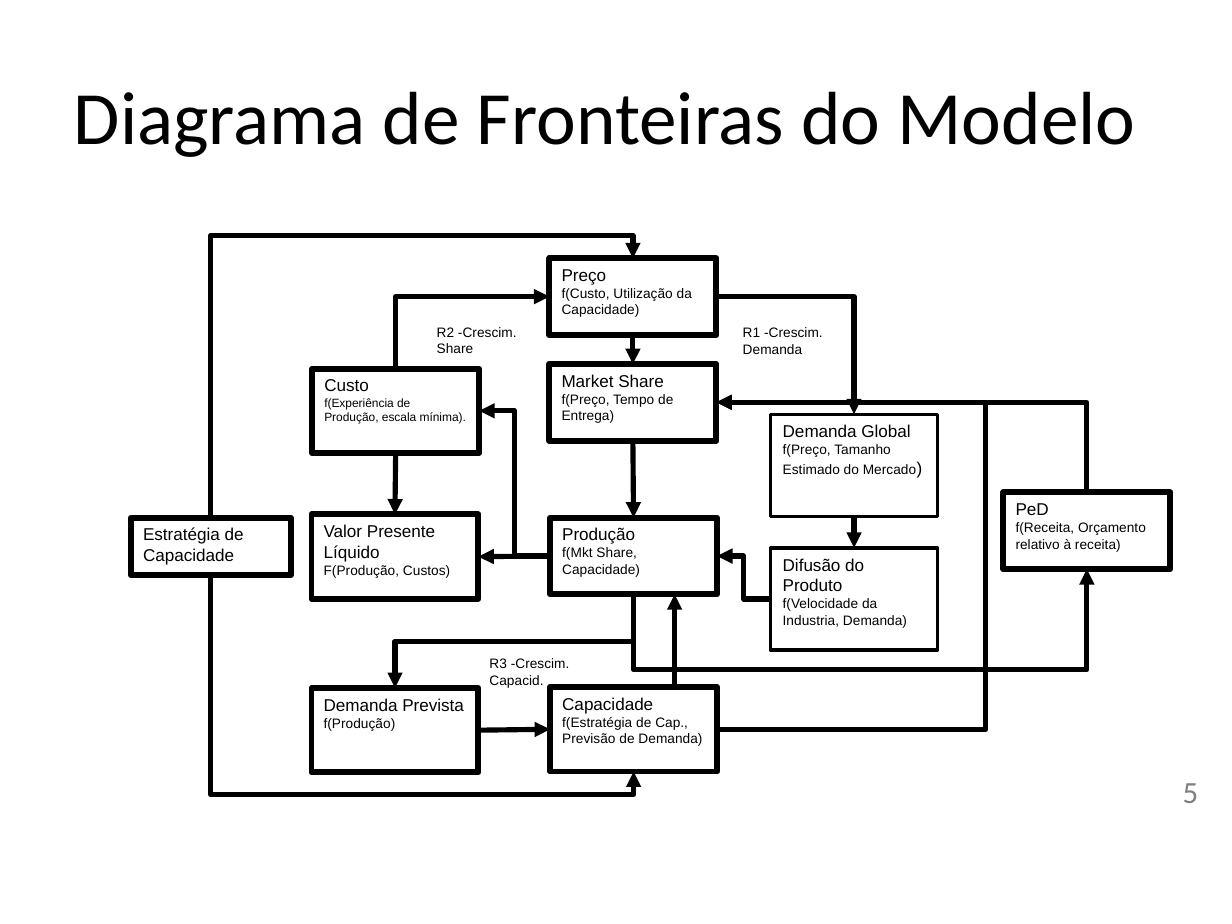
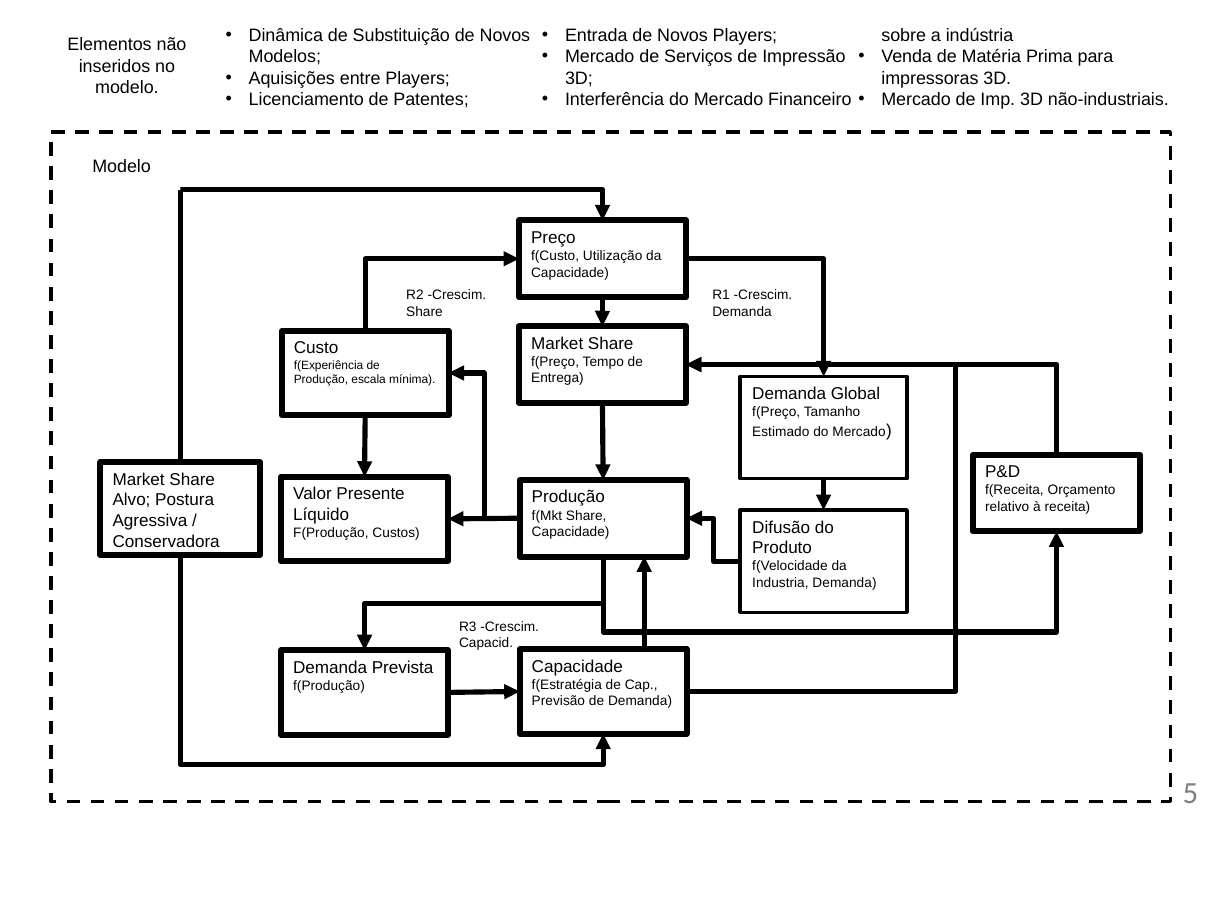
Before and after one commit to pedroliman/ms-rdm-dissertation, a slide deck: slide 5 of dissertacao-docs/apresentacoes/Dissertação-Apresentação-Resultados.pptx. Drawn at 1232x924 pixels with LibreOffice and Linux fonts; fonts in the diff are those of the drawing; background and template pictures are left out. Boxes give left, top, right and bottom in pixels: in the first picture for what was removed or moved away, otherwise in the second. Text is boxed around its words. In the diff, an @@ line names an element or a change of style, - is before the commit and + after.

Commit message:
atualizando fronteiras do modelo

```diff
--- a/dissertacao-docs/apresentacoes/Dissertação-Apresentação-Resultados.pptx
+++ b/dissertacao-docs/apresentacoes/Dissertação-Apresentação-Resultados.pptx
@@ text added at bbox=[249, 27, 1169, 109], 10.5 pt, text #000000 @@
+• Dinâmica de Substituição de Novos Modelos;
+• Aquisições entre Players;
+• Licenciamento de Patentes;
+• Entrada de Novos Players;
+• Mercado de Serviços de Impressão 3D;
+• Interferência do Mercado Financeiro sobre a indústria
+• Venda de Matéria Prima para impressoras 3D.
+• Mercado de Imp. 3D não-industriais.
@@ text added at bbox=[67, 37, 187, 93], 10.5 pt, text #000000 @@
+Elementos não inseridos no modelo.
@@ title removed at bbox=[74, 91, 1136, 157] @@
-Diagrama de Fronteiras do Modelo
@@ rectangle added at bbox=[51, 132, 1170, 801], outline #000000 2 pt dashed @@
@@ text added at bbox=[92, 159, 151, 172], 10.5 pt, text #000000 @@
+Modelo
@@ elbow arrow moved from (211, 517) - (633, 259) to (180, 462) - (602, 221) @@
@@ 7 rectangles, 6 elbow arrows, 3 arrows, 2 texts, 1 curved arrow: place and size @@
-7 rectangles, 6 elbow arrows, 3 arrows, 2 texts, 1 curved arrow at bbox=[312, 259, 1170, 772]
+7 rectangles, 6 elbow arrows, 3 arrows, 2 texts, 1 curved arrow at bbox=[281, 221, 1141, 734]
@@ rectangle "Market Share Alvo; Postura Agressiva ...": place and size @@
-rectangle "Market Share Alvo; Postura Agressiva ..." at bbox=[131, 517, 291, 575]
+rectangle "Market Share Alvo; Postura Agressiva ..." at bbox=[101, 462, 261, 554]
@@ text in rectangle at bbox=[113, 472, 220, 547]: text changed @@
-Estratégia de Capacidade
+Market Share Alvo; Postura Agressiva / Conservadora
@@ 3 rectangles, 3 arrows, 2 elbow arrows, 1 text: place and size @@
-3 rectangles, 3 arrows, 2 elbow arrows, 1 text at bbox=[312, 327, 938, 772]
+3 rectangles, 3 arrows, 2 elbow arrows, 1 text at bbox=[281, 289, 908, 736]
@@ text in rectangle at bbox=[985, 465, 1020, 477]: text changed @@
-PeD
+P&D
@@ elbow arrow moved from (211, 575) - (633, 771) to (180, 556) - (604, 734) @@
```
Also in this commit, not shown: 2 other files.
